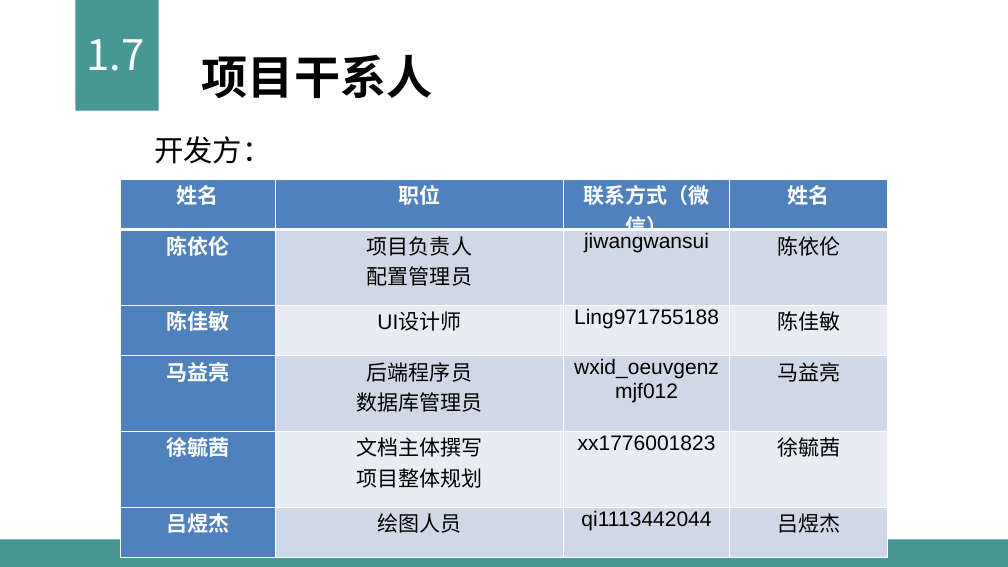
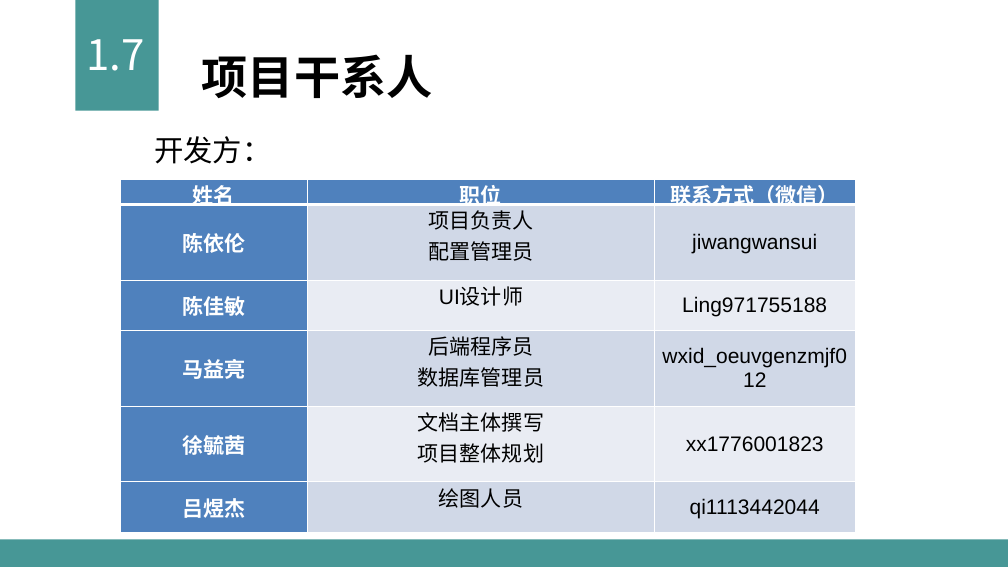
Before and after one commit to sun2009/PRD2018-G16, a slide deck: slide 12 of 受控文档/PPT/G16——需求工程计划评审0.8.0.pptx. Drawn at 1008x567 pixels with LibreOffice and Linux fonts; fonts in the diff are those of the drawing. Boxes give left, top, right and bottom in pixels: in the first picture for what was removed or moved away, otherwise in the second. Text is boxed around its words. In the diff, an @@ line names an element or a change of style, - is before the commit and + after.

```diff
--- a/受控文档/PPT/G16——需求工程计划评审0.8.0.pptx
+++ b/受控文档/PPT/G16——需求工程计划评审0.8.0.pptx
@@ table at [120,179,856,532] @@
-column 4: 姓名 | 陈依伦 | 陈佳敏 | 马益亮 | 徐毓茜 | 吕煜杰
@@ table: place and size @@
-table at [120,179,888,537]
+table at [120,179,856,532]
```
Also in this commit, not shown: 14 other slides changed, 1 slide removed.
